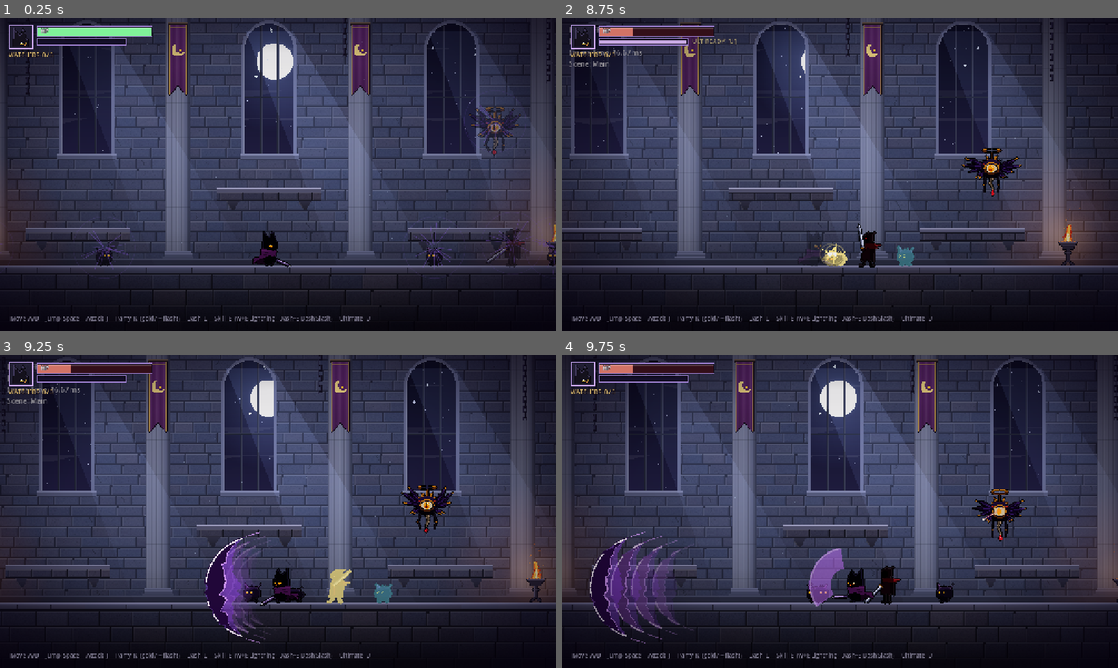
Above: before the commit, frames 1-4 (two rows, left to right).
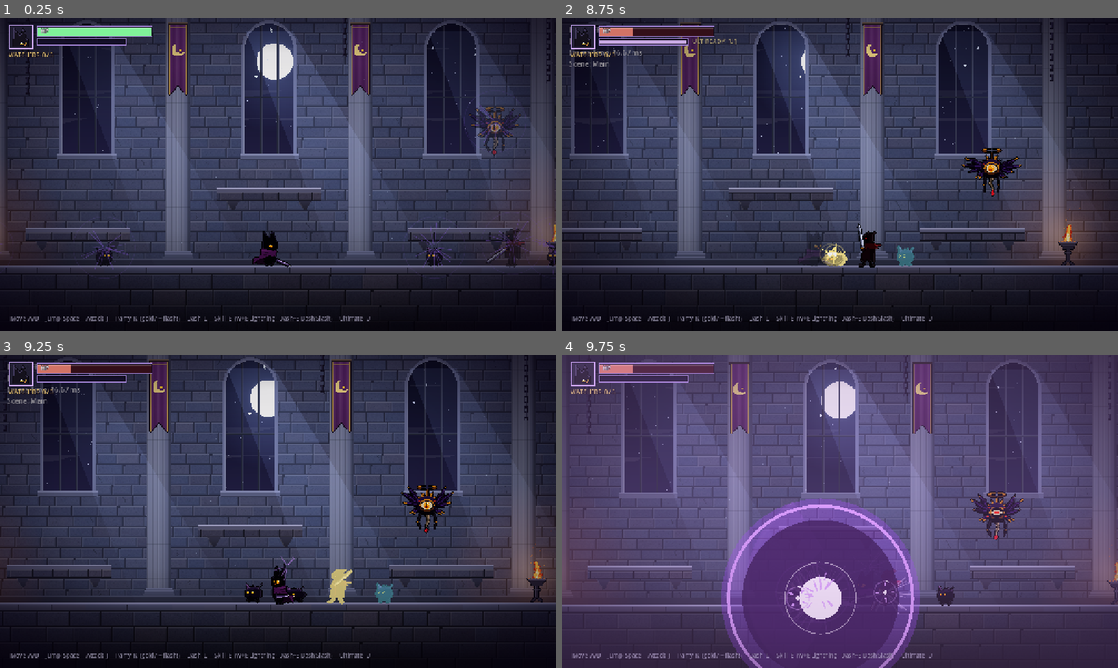
Above: after the commit, the same moments.

Repository: yunjeonghwan01-max/Vibe_voider
Game: Godot game, scene res://app/main.tscn
Same seed, same stepped clock (60 frames per second), same inputs: the game is played once before the commit and once after it. Sound files missing from this copy of the repository are replaced by a short silence.
Inputs (mouse positions are in pixels of both pictures, inside the frame that each line leads up to):
- Up to frame 1 (0.25 s): no input
- Up to frame 2 (8.75 s): tap Enter at 0.5 s; move the mouse to (962, 158) at 0.52 s; hold Right (player_move_right) 0.53-1.28 s; tap J (player_attack) at 0.6, 6.6 s; click (962, 158) at 0.67 s; tap Space (player_jump) at 0.77, 1.52, 3.02, 3.77, 4.52, 6.02, 6.77, 7.52 s; move the mouse to (728, 190) at 1.27 s; hold Down (player_move_down) 1.28-2.03 s; tap L (player_dash) at 1.35, 7.35 s; move the mouse to (895, 105) at 2.02 s; hold Right (player_move_right) 2.03-2.78 s; tap K (player_parry) at 2.1, 8.1 s; move the mouse to (812, 237) at 2.77 s; hold Up (player_move_up) 2.78-3.53 s; tap U (player_ultimate) at 2.85 s; click (812, 237) at 2.92 s; move the mouse to (1006, 221) at 3.52 s; hold Left (player_move_left) 3.53-5.03 s; tap 1 at 3.6 s; move the mouse to (673, 127) at 4.27 s; tap 9 at 4.35 s; move the mouse to (867, 174) at 5.02 s; hold Down (player_move_down) 5.03-5.78 s; tap 2 at 5.1 s; click (867, 174) at 5.17 s; move the mouse to (756, 96) at 5.77 s; hold Right (player_move_right) 5.78-6.53 s; tap 0 at 5.85 s; move the mouse to (962, 158) at 6.52 s; hold Up (player_move_up) 6.53-7.28 s; move the mouse to (728, 190) at 7.27 s; hold Right (player_move_right) 7.28-8.03 s; click (728, 190) at 7.42 s; move the mouse to (895, 105) at 8.02 s; hold Down (player_move_down) from 8.03 s (still down)
- Up to frame 3 (9.25 s): move the mouse to (250, 574) at 8.77 s; release Down (player_move_down) at 8.78 s; hold Left (player_move_left) from 8.78 s (still down); tap U (player_ultimate) at 8.85 s; tap Space (player_jump) at 9.02 s
- Up to frame 4 (9.75 s): move the mouse to (1006, 558) at 9.52 s; release Left (player_move_left) at 9.53 s; hold Up (player_move_up) from 9.53 s (still down); tap 1 at 9.6 s; click (1006, 558) at 9.67 s

Frames 1-2 are identical in both runs. In frame 3, 8.2% of the frame differs, in the area x 0-100%, y 0-93%; in frame 4, 84%, in the area x 0-100%, y 0-100%.

Commit message:
Add Sword Wave ultimate: explosion marks enemies, marks detonate 2s later
Long 0.6s charge, then an accelerating crescent (Moon Slash flight) that
explodes on the first enemy or wall (gone if it leaves the screen). Every
enemy in the blast gets a VoidMark that follows it and detonates after 2s,
damaging all enemies nearby (stacking, damage only - no knockback/stun).
Marked corpses linger until their mark detonates. Temp numbers: 50 / 10.
Moon Slash stays selectable via slot_ultimate.

Co-Authored-By: Claude Opus 5.5 <noreply@anthropic.com>

Diff:
--- a/actors/enemies/enemy.gd
+++ b/actors/enemies/enemy.gd
@@ -20,6 +20,7 @@
 
 const GLINT_COLOR := Color(1.0, 0.93, 0.58)
 const HIT_COLOR := Color(1.0, 0.42, 0.42)
+const NO_FLINCH_GROUP := &"no_flinch"   # 이 그룹의 source가 준 피해는 넉백·경직 없이 피해만 받는다
 const STAGGER_COLOR := Color(0.45, 0.9, 1.0)
 const LAUNCH_THRESHOLD := -400.0   # 이보다 강한 위쪽 넉백 = 띄우기
 const MAX_AIRBORNE := 1.4
@@ -69,6 +70,7 @@
 var _flash_col: Color = Color.WHITE
 var _carrier: Node2D = null          # 휩쓸려 함께 움직이는 대상 (State.CARRIED)
 var _carry_offset: Vector2 = Vector2.ZERO
+var _corpse_hold_ms: int = 0          # 죽어도 이 시각(ms)까지 시체를 남긴다 (궁극기 표식 등)
 var _airborne: bool = false
 var _air_t: float = 0.0
 var _contact_area: Area2D = null
@@ -343,6 +345,8 @@
 		# 휩쓸린 동안은 위치를 기술이 정한다 — 번쩍임과 찌그러짐만.
 		visual.scale = Vector2(1.18 * signf(facing), 0.84)
 		return
+	if source != null and source.is_in_group(NO_FLINCH_GROUP):
+		return                           # 피해만 주는 공격 (궁극기 표식 폭발 등) — 번쩍임 외에 반응 없음
 	var armored := _has_armor() and state == State.ACTIVE
 	var resist := 0.85 if armored else knockback_resist
 	if knockback != Vector2.ZERO:
@@ -414,6 +418,22 @@
 	GameFeel.hit_stop(0.08)
 	GameFeel.shake(0.35)
 	_sfx(sfx_death, 0.08)
+	_dissolve_after_hold()
+
+
+## 죽어도 seconds초 동안 시체를 남긴다 (여러 번 부르면 가장 늦은 시각까지). 쓰는 쪽: 궁극기 표식.
+func hold_corpse(seconds: float) -> void:
+	_corpse_hold_ms = maxi(_corpse_hold_ms, Time.get_ticks_msec() + int(seconds * 1000.0))
+
+
+func _dissolve_after_hold() -> void:
+	var wait := float(_corpse_hold_ms - Time.get_ticks_msec()) / 1000.0
+	if wait > 0.0:
+		visual.modulate = Color(0.55, 0.5, 0.65, 1.0)   # 표식이 터질 때까지 잿빛 시체로 남는다
+		await get_tree().create_timer(wait, false).timeout
+		if not is_instance_valid(self):
+			return
+		visual.modulate = Color.WHITE
 	_die_dissolve()
 
 
--- /dev/null
+++ b/actors/player/abilities/sword_wave/sword_wave.gd
@@ -0,0 +1,244 @@
+class_name SwordWave
+extends Node2D
+
+## 궁극기 — 검격 날리기. 거대한 반달 검기가 처음엔 느리게, 점점 지수함수처럼 빨라지며 수평으로 날아간다.
+##   FLY      첫 적(Body Hitbox에 닿은 Hurtbox) 또는 벽(world, 한쪽 발판 제외)에 닿으면 그 자리에서 EXPLODE.
+##            아무것도 맞히지 못하고 카메라 화면 밖으로 나가면 그냥 사라진다 (max_distance는 안전장치).
+##   EXPLODE  원형 폭발: 반지름 explosion_radius 안의 모든 적(그룹 "enemy")에게 표식(VoidMark)을 붙이고 explosion_damage.
+##            표식은 mark_delay초 뒤 터져 주변 적에게 mark_damage (VoidMark 참고).
+## 데미지는 공격 쪽이 대상을 정하는 문법대로 각 적의 Hurtbox에 receive_hit()을 직접 호출한다 (HakiBurst와 같다).
+## 비행 모양(들쭉날쭉한 반달)은 월아 참격(MoonSlash)과 같은 그리기를 쓴다.
+
+enum Phase { FLY, EXPLODE, DONE }
+
+const RADIUS := 120.0             # 반달 바깥 호의 반지름
+const HALF_ANGLE := 1.36          # 반달 끝까지의 각도 (라디안, 약 78°)
+const THICK := 44.0               # 반달 가운데 두께
+const ARC_STEPS := 28
+const RESHAPE_EVERY := 0.045
+const EXPLODE_TIME := 0.5
+
+@export var start_speed: float = 140.0
+@export var growth: float = 4.2               # 속도 = start_speed × e^(growth × t)
+@export var max_speed: float = 2600.0
+@export var max_distance: float = 4000.0
+@export var explosion_radius: float = 220.0
+@export var explosion_damage: int = 50        # 임시 5N
+@export var explosion_knockback: float = 0.0  # 미정 — 흩어지면 표식 중첩이 줄어든다
+@export var mark_damage: int = 10             # 임시 1N (표식 하나가 터질 때)
+@export var mark_radius: float = 140.0
+@export var mark_delay: float = 2.0
+@export var glow_color: Color = Color(0.6, 0.25, 1.0, 0.4)
+@export var body_color: Color = Color(0.14, 0.03, 0.24, 1.0)
+@export var edge_color: Color = Color(0.86, 0.62, 1.0, 1.0)
+@export var core_color: Color = Color(1.0, 0.97, 1.0, 1.0)
+@export var spark_scene: PackedScene
+
+@onready var body_hitbox: HitboxComponent = $Body
+@onready var collision: Area2D = $Collision
+@onready var sfx_fly: AudioStreamPlayer2D = $Audio/Fly
+@onready var sfx_burst: AudioStreamPlayer2D = $Audio/Burst
+
+## 스폰하는 쪽이 add_child 전에 채운다.
+var source: Node = null
+var direction: float = 1.0
+
+var _phase: int = Phase.FLY
+var _t: float = 0.0
+var _pt: float = 0.0
+var _speed: float = 0.0
+var _travelled: float = 0.0
+var _reshape_left: float = 0.0
+var _arc_jit: PackedFloat32Array = PackedFloat32Array()
+var _arc_notch: PackedFloat32Array = PackedFloat32Array()
+var _shards: Array[Vector4] = []  # 폭발로 튀는 조각 (x, y, vx, vy)
+
+
+func _ready() -> void:
+	body_hitbox.source = source
+	body_hitbox.apply_on_contact = false
+	for shape in [$Body/CollisionShape2D, $Collision/CollisionShape2D]:
+		shape.position.x = absf(shape.position.x) * direction
+	body_hitbox.hurtbox_entered.connect(_on_body_hit)
+	collision.body_shape_entered.connect(_on_wall)
+	_reshape()
+	sfx_fly.play()
+
+
+func _process(delta: float) -> void:
+	_reshape_left -= delta
+	if _reshape_left <= 0.0:
+		_reshape_left = RESHAPE_EVERY
+		_reshape()
+
+
+func _reshape() -> void:
+	_arc_jit.resize(ARC_STEPS + 1)
+	_arc_notch.resize(ARC_STEPS + 1)
+	for i in ARC_STEPS + 1:
+		_arc_jit[i] = randf_range(0.55, 1.3) if i % 2 == 0 else randf_range(0.8, 1.05)
+		_arc_notch[i] = randf_range(4.0, 11.0) if randf() < 0.18 else 0.0
+
+
+func _physics_process(delta: float) -> void:
+	_pt += delta
+	match _phase:
+		Phase.FLY:
+			_t += delta
+			_speed = minf(start_speed * exp(growth * _t), max_speed)
+			var step := _speed * delta
+			global_position.x += direction * step
+			_travelled += step
+			if _travelled >= max_distance or _past_screen_edge():
+				_stop_flying()
+				_phase = Phase.DONE
+				_pt = 0.0
+		Phase.EXPLODE:
+			if _pt >= EXPLODE_TIME:
+				_phase = Phase.DONE
+				_pt = 0.0
+		Phase.DONE:
+			if _pt >= 0.25 and not sfx_burst.playing:
+				queue_free()
+	for i in _shards.size():
+		var s := _shards[i]
+		_shards[i] = Vector4(s.x + s.z * delta, s.y + s.w * delta, s.z * 0.96, s.w + 900.0 * delta)
+	queue_redraw()
+
+
+## 반달 뒤끝까지 카메라 화면의 진행 방향 끝을 넘었는가.
+func _past_screen_edge() -> bool:
+	var inv := get_viewport().get_canvas_transform().affine_inverse()
+	var a := inv * Vector2.ZERO
+	var b := inv * get_viewport().get_visible_rect().size
+	var x := global_position.x
+	return x > maxf(a.x, b.x) + RADIUS if direction > 0.0 else x < minf(a.x, b.x) - RADIUS
+
+
+func _on_body_hit(hurt: HurtboxComponent) -> void:
+	if _phase == Phase.FLY:
+		_explode(hurt.global_position)
+
+
+func _on_wall(_rid: RID, body: Node2D, body_shape_index: int, _local_shape_index: int) -> void:
+	if _phase != Phase.FLY:
+		return
+	var co := body as CollisionObject2D
+	if co != null and co.is_shape_owner_one_way_collision_enabled(co.shape_find_owner(body_shape_index)):
+		return
+	_explode(global_position + Vector2(float($Collision/CollisionShape2D.position.x), 0.0))
+
+
+func _stop_flying() -> void:
+	body_hitbox.set_deferred("monitoring", false)
+	collision.set_deferred("monitoring", false)
+	sfx_fly.stop()
+
+
+## 원형 폭발 — 범위 안의 모든 적에게 표식을 먼저 붙이고(폭발로 죽어도 시체가 표식과 함께 남는다) 피해를 준다.
+func _explode(at: Vector2) -> void:
+	_phase = Phase.EXPLODE
+	_pt = 0.0
+	global_position = at
+	_stop_flying()
+	sfx_burst.play()
+	GameFeel.hit_stop(0.1)
+	GameFeel.shake(0.9)
+	GameFeel.flash(Color(0.85, 0.6, 1.0), 0.35, 0.25)
+	for i in 18:
+		var ang := randf() * TAU
+		var v := Vector2.from_angle(ang) * randf_range(160.0, 380.0) + Vector2(0.0, -120.0)
+		_shards.append(Vector4(0.0, 0.0, v.x, v.y))
+	var parent: Node = get_parent()
+	for n in get_tree().get_nodes_in_group("enemy"):
+		var enemy := n as Enemy
+		if enemy == null or enemy.state == Enemy.State.DEAD:
+			continue
+		if enemy.hurtbox.global_position.distance_to(at) > explosion_radius:
+			continue
+		var mark := VoidMark.new()
+		mark.target = enemy
+		mark.damage = mark_damage
+		mark.radius = mark_radius
+		mark.delay = mark_delay
+		parent.add_child(mark)
+		var away := signf(enemy.global_position.x - at.x)
+		var kb := Vector2(away if away != 0.0 else direction, -0.4).normalized() * explosion_knockback
+		if enemy.hurtbox.receive_hit(explosion_damage, source, kb):
+			_spark(enemy.hurtbox.global_position, core_color, 12, 90.0, 0.3)
+	_spark(at, edge_color, 26, 160.0, 0.4)
+
+
+func _spark(pos: Vector2, color: Color, count: int, length: float, life: float) -> void:
+	if spark_scene == null:
+		return
+	var s := spark_scene.instantiate() as SparkEffect
+	get_parent().add_child(s)
+	s.global_position = pos
+	s.burst(color, count, 360.0, 0.0, length, life)
+
+
+# ─────────────────────────── 그리기 ───────────────────────────
+func _draw() -> void:
+	match _phase:
+		Phase.FLY:
+			# 빨라질수록 뒤로 잔상이 길게 늘어진다
+			var stretch := clampf(_speed / max_speed, 0.0, 1.0)
+			for k in range(3, 0, -1):
+				var off := Vector2(-direction * k * (10.0 + 34.0 * stretch), 0.0)
+				_draw_crescent(off, 1.0 - k * 0.08, 0.18 * (4 - k) * (0.4 + stretch))
+			_draw_crescent(Vector2.ZERO, 1.0, 1.0)
+		Phase.EXPLODE:
+			_draw_explosion(clampf(_pt / EXPLODE_TIME, 0.0, 1.0))
+			_draw_shards(clampf(1.0 - _pt / 0.4, 0.0, 1.0))
+
+
+## 원형 폭발: 범위만큼 확 번지는 검보라 구 + 흰 충격 고리 + 표식이 퍼져 나가는 가는 고리.
+func _draw_explosion(u: float) -> void:
+	var e := 1.0 - pow(1.0 - minf(u / 0.35, 1.0), 3.0)
+	var fade := 1.0 - clampf((u - 0.25) / 0.75, 0.0, 1.0)
+	var r := explosion_radius * e
+	draw_circle(Vector2.ZERO, r * 1.08, Color(glow_color.r, glow_color.g, glow_color.b, 0.35 * fade))
+	draw_circle(Vector2.ZERO, r * 0.85, Color(body_color.r, body_color.g, body_color.b, 0.8 * fade))
+	draw_circle(Vector2.ZERO, r * 0.3 * (1.0 - u), Color(core_color.r, core_color.g, core_color.b, fade))
+	draw_arc(Vector2.ZERO, r, 0.0, TAU, 56, Color(edge_color.r, edge_color.g, edge_color.b, fade), 6.0 * fade + 1.0)
+	draw_arc(Vector2.ZERO, explosion_radius * minf(u * 1.6, 1.0), 0.0, TAU, 56,
+			Color(core_color.r, core_color.g, core_color.b, 0.6 * fade), 2.0)
+
+
+## 반달: 바깥 호 위의 점에서 안쪽으로 두께만큼 들어간 모양 (가운데 두껍고 양 끝 뾰족). 진행 방향(+dir)으로 볼록.
+func _draw_crescent(offset: Vector2, size_mul: float, alpha: float) -> void:
+	var r := RADIUS * size_mul
+	for layer in [[THICK * 1.9, glow_color, 0.5], [THICK * 1.1, edge_color, 1.0], [THICK, body_color, 1.0]]:
+		var th: float = layer[0] * size_mul
+		var col: Color = layer[1]
+		var ragged: float = layer[2]
+		col = Color(col.r, col.g, col.b, col.a * alpha)
+		var cols := PackedColorArray([col, col, col, col])
+		var prev_o := Vector2.ZERO
+		var prev_i := Vector2.ZERO
+		for i in ARC_STEPS + 1:
+			var ang := lerpf(-HALF_ANGLE, HALF_ANGLE, float(i) / ARC_STEPS)
+			var dir := Vector2(cos(ang) * direction, sin(ang))
+			var t := th * pow(cos(ang * PI * 0.5 / HALF_ANGLE), 1.3) * lerpf(1.0, _arc_jit[i], ragged)
+			var o := offset + dir * (r - _arc_notch[i] * ragged)
+			var inn := offset + dir * (r - t)
+			if i > 0:
+				draw_primitive(PackedVector2Array([prev_o, o, inn, prev_i]), cols, PackedVector2Array())
+			prev_o = o
+			prev_i = inn
+	var core := Color(core_color.r, core_color.g, core_color.b, alpha)
+	for i in ARC_STEPS:
+		if _arc_notch[i] > 0.0 or _arc_notch[i + 1] > 0.0:
+			continue
+		var a0 := lerpf(-HALF_ANGLE * 0.94, HALF_ANGLE * 0.94, float(i) / ARC_STEPS)
+		var a1 := lerpf(-HALF_ANGLE * 0.94, HALF_ANGLE * 0.94, float(i + 1) / ARC_STEPS)
+		draw_line(offset + Vector2(cos(a0) * direction, sin(a0)) * (r - 3.0),
+				offset + Vector2(cos(a1) * direction, sin(a1)) * (r - 3.0), core, 3.0)
+
+
+func _draw_shards(alpha: float) -> void:
+	for s in _shards:
+		var p := Vector2(s.x, s.y)
+		var v := Vector2(s.z, s.w).normalized() * 9.0
+		draw_line(p - v, p + v, Color(edge_color.r, edge_color.g, edge_color.b, alpha), 3.0)
--- /dev/null
+++ b/actors/player/abilities/sword_wave/sword_wave.tscn
@@ -0,0 +1,48 @@
+[gd_scene format=3]
+
+[ext_resource type="Script" path="res://actors/player/abilities/sword_wave/sword_wave.gd" id="1_wave"]
+[ext_resource type="Script" uid="uid://ccskgv0c6im1v" path="res://combat/components/hitbox/hitbox.gd" id="2_hit"]
+[ext_resource type="PackedScene" uid="uid://cgygv5hooem53" path="res://combat/effects/spark/spark.tscn" id="3_spark"]
+[ext_resource type="AudioStream" path="res://assets/temporary/audio/moon_slash_fly.wav" id="a_fly"]
+[ext_resource type="AudioStream" path="res://assets/temporary/audio/moon_slash_burst.wav" id="a_burst"]
+
+[sub_resource type="CapsuleShape2D" id="Cap_body"]
+radius = 44.0
+height = 250.0
+
+[sub_resource type="CircleShape2D" id="Circ_wall"]
+radius = 12.0
+
+[node name="SwordWave" type="Node2D"]
+z_index = 5
+script = ExtResource("1_wave")
+spark_scene = ExtResource("3_spark")
+
+[node name="Body" type="Area2D" parent="."]
+collision_layer = 32
+collision_mask = 16
+script = ExtResource("2_hit")
+damage = 0
+apply_on_contact = false
+
+[node name="CollisionShape2D" type="CollisionShape2D" parent="Body"]
+position = Vector2(92, 0)
+shape = SubResource("Cap_body")
+
+[node name="Collision" type="Area2D" parent="."]
+collision_layer = 0
+collision_mask = 1
+
+[node name="CollisionShape2D" type="CollisionShape2D" parent="Collision"]
+position = Vector2(100, 0)
+shape = SubResource("Circ_wall")
+
+[node name="Audio" type="Node2D" parent="."]
+
+[node name="Fly" type="AudioStreamPlayer2D" parent="Audio"]
+stream = ExtResource("a_fly")
+max_distance = 3000.0
+
+[node name="Burst" type="AudioStreamPlayer2D" parent="Audio"]
+stream = ExtResource("a_burst")
+max_distance = 3000.0
--- /dev/null
+++ b/actors/player/abilities/sword_wave/void_mark.gd
@@ -0,0 +1,78 @@
+class_name VoidMark
+extends Node2D
+
+## 검격 날리기의 표식. 대상 적을 따라다니다가 delay초 뒤 터져 반지름 radius 안의 모든 적(대상 포함)에게 damage.
+## 표식 폭발은 피해만 준다 — 넉백·경직 없음 (이 노드가 Enemy.NO_FLINCH_GROUP에 들어가 source로 쓰인다).
+## 표식 폭발은 새 표식을 만들지 않는다. 같은 적에 표식이 여럿 붙으면 각각 따로 터진다 (피해 중복 허용).
+## 대상이 죽어도 시체가 표식이 터질 때까지 남는다 (Enemy.hold_corpse). 대상이 사라지면 마지막 자리에서 터진다.
+## 스폰하는 쪽(SwordWave)이 add_child 전에 target/damage/radius/delay를 채운다.
+
+const POP_TIME := 0.35
+const COLOR_EDGE := Color(0.86, 0.62, 1.0, 1.0)
+const COLOR_CORE := Color(1.0, 0.97, 1.0, 1.0)
+const COLOR_BODY := Color(0.2, 0.04, 0.34, 1.0)
+
+var target: Enemy = null
+var damage: int = 10
+var radius: float = 140.0
+var delay: float = 2.0
+
+var _t: float = 0.0
+var _popped: bool = false
+var _spin: float = 0.0
+
+
+func _ready() -> void:
+	add_to_group(Enemy.NO_FLINCH_GROUP)
+	z_index = 6
+	_spin = randf() * TAU
+	if is_instance_valid(target):
+		target.hold_corpse(delay + 0.05)
+		global_position = _anchor()
+
+
+func _physics_process(delta: float) -> void:
+	_t += delta
+	if not _popped:
+		if is_instance_valid(target):
+			global_position = _anchor()
+		if _t >= delay:
+			_pop()
+	elif _t >= delay + POP_TIME:
+		queue_free()
+	queue_redraw()
+
+
+func _anchor() -> Vector2:
+	return target.hurtbox.global_position
+
+
+func _pop() -> void:
+	_popped = true
+	GameFeel.shake(0.18)
+	for n in get_tree().get_nodes_in_group("enemy"):
+		var enemy := n as Enemy
+		if enemy == null or enemy.state == Enemy.State.DEAD:
+			continue
+		if enemy.hurtbox.global_position.distance_to(global_position) <= radius:
+			enemy.hurtbox.receive_hit(damage, self, Vector2.ZERO)
+
+
+func _draw() -> void:
+	if _popped:
+		var u := clampf((_t - delay) / POP_TIME, 0.0, 1.0)
+		var r := radius * (1.0 - pow(1.0 - u, 3.0))
+		var a := 1.0 - u
+		draw_circle(Vector2.ZERO, r, Color(COLOR_BODY, 0.45 * a))
+		draw_arc(Vector2.ZERO, r, 0.0, TAU, 40, Color(COLOR_EDGE, a), 4.0 * a + 1.0)
+		return
+	# 표식: 도는 고리 + 남은 시간만큼 채워지는 호. 터질 때가 가까울수록 빨리 돌고 빨리 깜빡인다.
+	var k := clampf(_t / delay, 0.0, 1.0)
+	var spin := _spin + _t * (2.0 + 10.0 * k * k)
+	var blink := 0.65 + 0.35 * sin(_t * (8.0 + 40.0 * k * k))
+	draw_arc(Vector2.ZERO, 26.0, 0.0, TAU, 32, Color(COLOR_EDGE, 0.35 * blink), 2.0)
+	draw_arc(Vector2.ZERO, 26.0, -PI * 0.5, -PI * 0.5 + TAU * k, 32, Color(COLOR_CORE, 0.9 * blink), 3.0)
+	for i in 4:
+		var d := Vector2.from_angle(spin + i * PI * 0.5)
+		draw_line(d * 14.0, d * 22.0, Color(COLOR_EDGE, blink), 3.0)
+	draw_circle(Vector2.ZERO, 4.0 + 3.0 * k, Color(COLOR_CORE, blink))
--- a/actors/player/player.gd
+++ b/actors/player/player.gd
@@ -82,7 +82,7 @@
 @export_enum("none", "void_orb", "spin_rise", "dive", "lightning", "rising_slash") var slot_up: String = "spin_rise"
 @export_enum("none", "void_orb", "spin_rise", "dive", "lightning", "rising_slash") var slot_down: String = "dive"
 @export_enum("none", "dash_slash") var slot_dash: String = "dash_slash"
-@export_enum("none", "moon_slash") var slot_ultimate: String = "moon_slash"
+@export_enum("none", "sword_wave", "moon_slash") var slot_ultimate: String = "sword_wave"
 
 @export_group("Skill")
 @export var skill_windup: float = 0.06         # 손을 내지르는 순간 발사
@@ -141,6 +141,17 @@
 @export var ult_burst_damage: int = 40         # 반달 참격 폭발 (평타 1타의 4배)
 @export var ult_max_distance: float = 1500.0
 @export var moon_slash_scene: PackedScene
+
+@export_group("Sword Wave")
+@export var sword_wave_windup: float = 0.6       # 검을 치켜들고 힘을 모으는 긴 시전 (무적, 공중이면 떠 있다)
+@export var sword_wave_recovery: float = 0.36    # 날린 뒤 자세가 풀리기까지
+@export var sword_wave_explosion_damage: int = 50   # 첫 적·벽에 닿은 원형 폭발 (임시 5N)
+@export var sword_wave_explosion_radius: float = 220.0
+@export var sword_wave_explosion_knockback: float = 0.0
+@export var sword_wave_mark_damage: int = 10     # 표식 하나가 터질 때 (임시 1N)
+@export var sword_wave_mark_radius: float = 140.0
+@export var sword_wave_mark_delay: float = 2.0
+@export var sword_wave_scene: PackedScene
 
 @export_group("Scenes")
 @export var slash_scene: PackedScene
@@ -427,7 +438,16 @@
 
 
 func _can_ultimate() -> bool:
-	return slot_ultimate == "moon_slash" and is_ultimate_ready()
+	return slot_ultimate != "none" and is_ultimate_ready()
+
+
+## 장착한 궁극기의 시전(발사까지) 시간 / 전체 시간.
+func _ult_windup() -> float:
+	return sword_wave_windup if slot_ultimate == "sword_wave" else ult_windup
+
+
+func _ult_total() -> float:
+	return sword_wave_windup + sword_wave_recovery if slot_ultimate == "sword_wave" else ult_time
 
 
 func _up_held() -> bool:
@@ -1348,7 +1368,7 @@
 	GameFeel.shake(0.3)
 	_sfx(sfx_ult_cast, 0.0)
 	_set_flash(Color(0.85, 0.65, 1.0), 0.8)
-	visual.play(&"ult_cast")
+	visual.play(&"ult_charge" if slot_ultimate == "sword_wave" else &"ult_cast")
 	_spawn_parry_spark(global_position + Vector2(facing * 10.0, -40.0), 0.8)
 
 
@@ -1357,11 +1377,16 @@
 	velocity.x = move_toward(velocity.x, 0.0, 1600.0 * delta)
 	if not _hitbox_live:
 		velocity.y = 0.0                 # 발사할 때까지 공중에서도 떠 있다
-		if _action_time >= ult_windup:
-			_fire_moon_slash()
+		if slot_ultimate == "sword_wave":
+			_sword_wave_charge_fx(delta)
+		if _action_time >= _ult_windup():
+			if slot_ultimate == "sword_wave":
+				_fire_sword_wave()
+			else:
+				_fire_moon_slash()
 	else:
 		_apply_gravity(delta)
-	if _action_time >= ult_time:
+	if _action_time >= _ult_total():
 		hurtbox.invincible = false
 		action = Action.NONE
 		visual.play(&"locomotion")
@@ -1384,6 +1409,41 @@
 	m.max_distance = ult_max_distance
 	_fx_parent().add_child(m)
 	m.global_position = global_position + Vector2(facing * 20.0, -8.0)
+
+
+## 검격 날리기 시전: 치켜든 검끝으로 보랏빛이 빨려 들고, 몸이 점점 거세게 떨린다.
+func _sword_wave_charge_fx(delta: float) -> void:
+	var k := clampf(_action_time / maxf(sword_wave_windup, 0.01), 0.0, 1.0)
+	_squash = Vector2(0.86 + 0.03 * sin(_action_time * 80.0) * k, 1.16)
+	if fmod(_action_time, 0.1) < delta:
+		var tip := global_position + Vector2(-facing * 18.0, -58.0)
+		_spawn_spark(tip, Color(0.8, 0.55, 1.0, 1.0), 4 + int(6.0 * k), 360.0, 0.0, 26.0 + 30.0 * k)
+		_set_flash(Color(0.75, 0.5, 1.0), 0.3 + 0.5 * k)
+
+
+func _fire_sword_wave() -> void:
+	_hitbox_live = true
+	velocity.x = -facing * 180.0         # 내려 베는 반동
+	_squash = Vector2(1.4, 0.72)
+	visual.play(&"ult_release")
+	GameFeel.hit_stop(0.06)
+	GameFeel.shake(0.7)
+	GameFeel.flash(Color(0.7, 0.4, 1.0), 0.3, 0.2)
+	_sfx(sfx_ult_hit, 0.0)
+	_spawn_slash(0.0, 2.4)
+	if sword_wave_scene == null:
+		return
+	var w := sword_wave_scene.instantiate() as SwordWave
+	w.source = self
+	w.direction = facing
+	w.explosion_damage = sword_wave_explosion_damage
+	w.explosion_radius = sword_wave_explosion_radius
+	w.explosion_knockback = sword_wave_explosion_knockback
+	w.mark_damage = sword_wave_mark_damage
+	w.mark_radius = sword_wave_mark_radius
+	w.mark_delay = sword_wave_mark_delay
+	_fx_parent().add_child(w)
+	w.global_position = global_position + Vector2(facing * 20.0, -8.0)
 
 
 # ─────────────────────────── 피격 / 사망 ───────────────────────────
--- a/actors/player/player.tscn
+++ b/actors/player/player.tscn
@@ -24,6 +24,7 @@
 [ext_resource type="Script" path="res://actors/player/abilities/dive/dive_ability.gd" id="21_dive"]
 [ext_resource type="PackedScene" path="res://actors/player/abilities/dive/dive_blast.tscn" id="22_dive_blast"]
 [ext_resource type="PackedScene" path="res://combat/effects/ground_impact/ground_impact.tscn" id="23_impact"]
+[ext_resource type="PackedScene" path="res://actors/player/abilities/sword_wave/sword_wave.tscn" id="24_wave"]
 [ext_resource type="PackedScene" path="res://actors/player/abilities/haki/haki_burst.tscn" id="16_haki"]
 [ext_resource type="PackedScene" path="res://actors/player/abilities/moon_slash/moon_slash.tscn" id="17_moon"]
 [ext_resource type="AudioStream" uid="uid://cnlltvsiboews" path="res://assets/temporary/audio/dash.wav" id="a_dash"]
@@ -90,6 +91,7 @@
 counter_slash_scene = ExtResource("13_counter")
 haki_scene = ExtResource("16_haki")
 moon_slash_scene = ExtResource("17_moon")
+sword_wave_scene = ExtResource("24_wave")
 
 [node name="Visual" type="Node2D" parent="." unique_id=1009679064]
 material = SubResource("Mat_flash")
--- a/actors/player/player_tuning.cfg
+++ b/actors/player/player_tuning.cfg
@@ -19,8 +19,8 @@
 slot_down="dive"
 ; 대쉬 중 E (방향키보다 우선): "dash_slash"(대쉬 참격)
 slot_dash="dash_slash"
-; 궁극기 키: "moon_slash"(월아 참격)
-slot_ultimate="moon_slash"
+; 궁극기 키: "sword_wave"(검격 날리기) "moon_slash"(월아 참격)
+slot_ultimate="sword_wave"
 
 ; ── 이동 ──
 run_speed=330.0
@@ -68,13 +68,26 @@
 ult_charge_on_skill_hit=3.0
 haki_ult_gain=50.0
 
-; ── 궁극기: 반달 참격 ──
+; ── 궁극기: 월아 참격 (slot_ultimate="moon_slash"일 때) ──
 ; 날아가며 닿은 적 피해 / 끝에서 터지는 폭발 피해 / 날아가는 거리
 ult_body_damage=30
 ult_burst_damage=60
 ult_max_distance=1500.0
 
-; ── 승천 참격 (아래 + E) ──
+; ── 궁극기: 검격 날리기 ──
+; 힘을 모으는 시전 시간 (무적) / 날린 뒤 자세가 풀리기까지
+sword_wave_windup=0.6
+sword_wave_recovery=0.36
+; 첫 적·벽에 닿으면 원형 폭발: 피해 (임시 5N) / 반지름 / 넉백 (미정, 0 = 없음)
+sword_wave_explosion_damage=50
+sword_wave_explosion_radius=220.0
+sword_wave_explosion_knockback=0.0
+; 폭발 범위의 적마다 표식 — 이 시간 뒤 터져 주변 적에게 피해 (임시 1N, 넉백·경직 없음) / 표식 폭발 반지름
+sword_wave_mark_delay=2.0
+sword_wave_mark_damage=10
+sword_wave_mark_radius=140.0
+
+; ── 승천 참격 (슬롯에 넣었을 때) ──
 ; 자세를 낮추고 모으는 시간 (이동 불가)
 rising_windup=0.5
 ; 베고 나서 위로 튀어 오르는 속도 (-1000 ≈ 330px 높이)
@@ -133,7 +146,7 @@
 damage=20
 
 [Combat/RisingSlash]
-; 승천 참격 (아래 + E)
+; 승천 참격 (슬롯에 넣었을 때)
 cooldown=3.0
 damage=20
 knockback=260.0
--- a/actors/player/player_visual.gd
+++ b/actors/player/player_visual.gd
@@ -21,6 +21,8 @@
 	&"dash_slash": [[0.0, 168.0], [0.03, 176.0], [0.12, -4.0], [0.28, 8.0]],
 	&"cast_up": [[0.0, -30.0], [0.06, -105.0], [0.15, -92.0], [0.35, -86.0]],
 	&"ult_cast": [[0.0, -120.0], [0.12, -178.0], [0.2, 40.0], [0.5, 28.0]],
+	&"ult_charge": [[0.0, -120.0], [0.15, -178.0]],
+	&"ult_release": [[0.0, -178.0], [0.08, 40.0], [0.36, 28.0]],
 	&"dash": [[0.0, 120.0], [0.06, 172.0]],
 	&"spin_rise": [[0.0, 30.0], [0.1, -95.0]],
 	&"dive": [[0.0, 30.0], [0.1, -100.0], [0.22, -90.0]],
@@ -119,6 +121,11 @@
 			target = _keyed(KEYS[anim], _t)
 			snap = true
 			frame_i = Frame.DASH if _t >= 0.12 and _t < 0.32 else Frame.IDLE
+		&"ult_release":
+			# 검격 날리기: 치켜들었던 검을 앞으로 크게 내려 벤다
+			target = _keyed(KEYS[anim], _t)
+			snap = true
+			frame_i = Frame.DASH if _t < 0.2 else Frame.IDLE
 		&"dash":
 			target = _keyed(KEYS[anim], _t)
 			snap = true
Not shown, added: actors/player/abilities/sword_wave/sword_wave.gd.uid
Not shown, added: actors/player/abilities/sword_wave/void_mark.gd.uid
